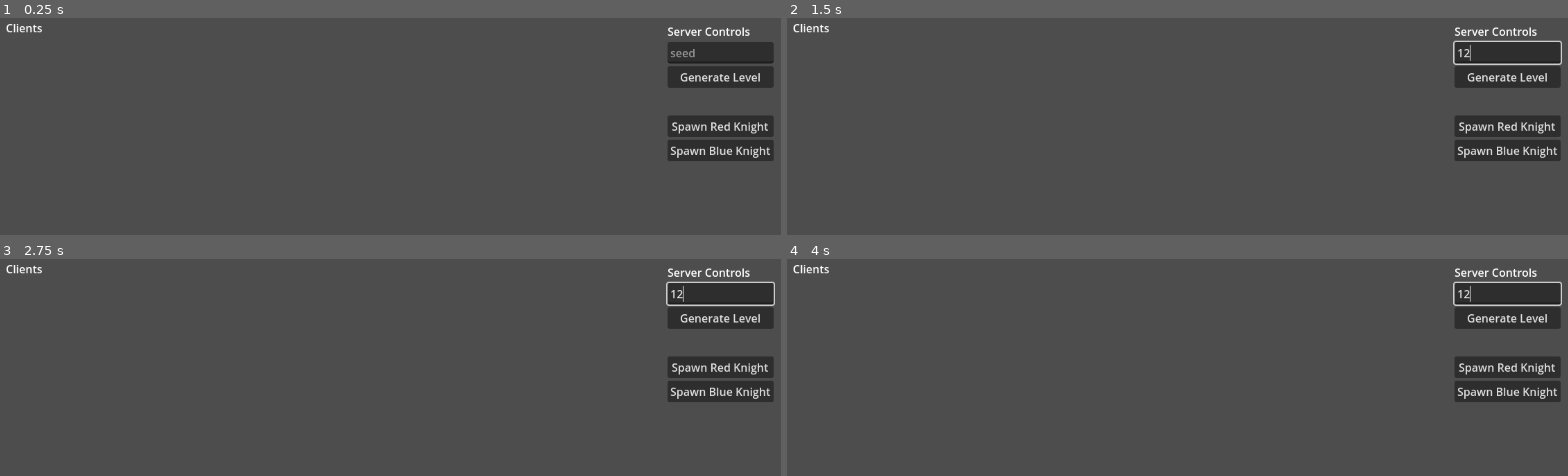
Above: before the commit, frames 1-4 (two rows, left to right).
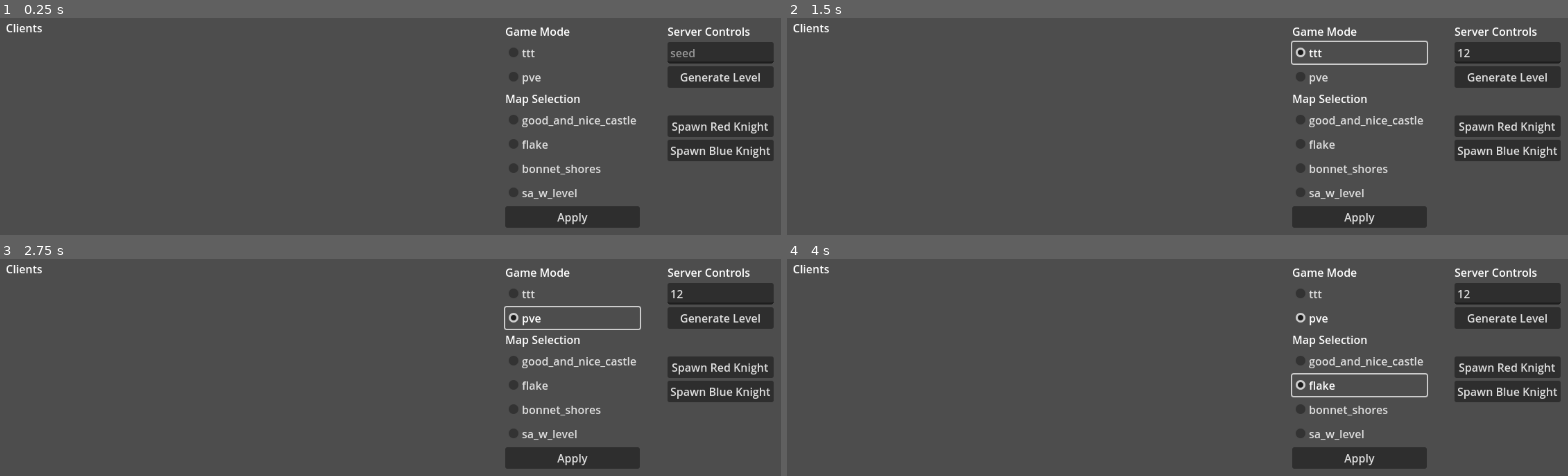
Above: after the commit, the same moments.

Repository: Travh98/SaW_Server
Game: Godot game, scene res://components/game_tree.tscn
Two runs of this game, one before a commit and one after it. Both use one fixed random seed, a clock stepped at 60 frames per second and the inputs below.
Inputs (mouse positions are in pixels of both pictures, inside the frame that each line leads up to):
- Up to frame 1 (0.25 s): no input
- Up to frame 2 (1.5 s): click (1505, 52) at 0.52 s; type "12" at 0.6 s; click (1357, 52) at 1.25 s, where only the run after the commit has a clickable "ttt"
- Up to frame 3 (2.75 s): click (570, 317) at 2 s, where only the run after the commit has a clickable "pve"
- Up to frame 4 (4 s): click (1357, 360) at 2.75 s, where only the run after the commit has a clickable "good_and_nice_castle"; click (1357, 384) at 3.5 s, where only the run after the commit has a clickable "flake"

The runs differ from the first frame. In frame 1, 3.1% of the frame differs, in the area x 64-82%, y 4-97%; in frame 2, 3.8%; in frame 3, 3.6%; in frame 4, 3.8%, in the area x 64-100%, y 4-97%.

Commit message:
Send map name to clients

Diff:
--- a/components/server.gd
+++ b/components/server.gd
@@ -12,6 +12,8 @@
 var connected_peer_ids = []
 var game_tree: GameTree
 var tile_array_serialized: String
+var mode_name: String = "pve"
+var map_name: String = "sa_w_level"
 
 
 func _ready():
@@ -40,8 +42,11 @@
 	# Spawn a corresponding player node for the server to keep track
 	add_player_character(new_peer_id)
 
+	# Give data to late joiners
 	if !tile_array_serialized.is_empty():
 		generated_level_tiles.rpc_id(new_peer_id, tile_array_serialized)
+	map_changed.rpc_id(new_peer_id, map_name)
+	mode_changed.rpc_id(new_peer_id, mode_name)
 
 
 func add_player_character(peer_id: int):
@@ -110,6 +115,18 @@
 	client_spawn_blue_knight.rpc()
 
 
+func server_changed_mode(new_mode: String):
+	if new_mode != mode_name:
+		mode_name = new_mode
+		mode_changed.rpc(mode_name)
+
+
+func server_changed_map(new_map: String):
+	if new_map != map_name:
+		map_name = new_map
+		map_changed.rpc(map_name)
+
+
 @rpc("call_remote", "reliable")
 func add_newly_connected_player_character(_peer_id: int):
 	pass
@@ -170,3 +187,13 @@
 @rpc("call_remote")
 func client_spawn_blue_knight():
 	pass
+
+
+@rpc("call_remote", "reliable")
+func mode_changed(mode_name: String):
+	pass
+
+
+@rpc("call_remote", "reliable")
+func map_changed(map_name: String):
+	pass
--- a/ui/server_controls.gd
+++ b/ui/server_controls.gd
@@ -6,18 +6,27 @@
 signal spawn_red_knight()
 signal spawn_blue_knight()
 
+@onready var server_data_loader = $ServerDataLoader
+
 @onready var seed_line_edit: LineEdit = $MarginContainer/HBoxContainer/VBoxContainer/SeedLineEdit
 @onready var level_gen_button: Button = $MarginContainer/HBoxContainer/VBoxContainer/LevelGenButton
 @onready var spawn_red_knight_button: Button = $MarginContainer/HBoxContainer/VBoxContainer/SpawnRedKnight
 @onready var spawn_blue_knight_button: Button = $MarginContainer/HBoxContainer/VBoxContainer/SpawnBlueKnight
+@onready var map_selections: Container = $MarginContainer/HBoxContainer/VBoxContainer2/MapSelections
+@onready var mode_selections: Container = $MarginContainer/HBoxContainer/VBoxContainer2/ModeSelections
+@onready var apply_button: Button = $MarginContainer/HBoxContainer/VBoxContainer2/ApplyButton
 
 func _ready():
+	server_data_loader.maps_loaded.connect(on_maps_loaded)
+
 	level_gen_button.pressed.connect(on_level_gen)
 	spawn_red_knight_button.pressed.connect(on_spawn_red_knight)
 	spawn_blue_knight_button.pressed.connect(on_spawn_blue_knight)
 
 	spawn_red_knight.connect(Server.spawn_red_knight)
 	spawn_blue_knight.connect(Server.spawn_blue_knight)
+
+	apply_button.pressed.connect(on_apply_server_settings)
 
 
 func on_level_gen():
@@ -33,3 +42,29 @@
 
 func on_spawn_blue_knight():
 	spawn_blue_knight.emit()
+
+
+func on_maps_loaded(maps_str_array: Array):
+	var maps_button_group: ButtonGroup = ButtonGroup.new()
+	for m in maps_str_array:
+		var map_button: CheckBox = CheckBox.new()
+		map_button.text = str(m)
+		map_button.button_group = maps_button_group
+		map_selections.add_child(map_button)
+
+
+
+func on_apply_server_settings():
+	var mode_str: String
+	var map_str: String
+	for b in mode_selections.get_children():
+		if b is Button:
+			if b.button_pressed == true:
+				mode_str = b.text
+	for b in map_selections.get_children():
+		if b is CheckBox:
+			if b.button_pressed == true:
+				map_str = b.text
+	print("ServerUI: ", mode_str, " on map: ", map_str)
+	Server.server_changed_map(map_str)
+	Server.server_changed_mode(mode_str)
--- a/ui/server_controls.tscn
+++ b/ui/server_controls.tscn
@@ -1,6 +1,9 @@
-[gd_scene load_steps=2 format=3 uid="uid://bjv4mraa6bhhj"]
+[gd_scene load_steps=4 format=3 uid="uid://bjv4mraa6bhhj"]
 
 [ext_resource type="Script" path="res://ui/server_controls.gd" id="1_u3dyg"]
+[ext_resource type="Script" path="res://ui/server_data_loader.gd" id="2_6b243"]
+
+[sub_resource type="ButtonGroup" id="ButtonGroup_8s43b"]
 
 [node name="ServerControls" type="Control"]
 layout_mode = 3
@@ -30,6 +33,43 @@
 mouse_filter = 2
 alignment = 2
 
+[node name="VBoxContainer2" type="VBoxContainer" parent="MarginContainer/HBoxContainer"]
+layout_mode = 2
+
+[node name="Label" type="Label" parent="MarginContainer/HBoxContainer/VBoxContainer2"]
+layout_mode = 2
+text = "Game Mode"
+
+[node name="ModeSelections" type="VBoxContainer" parent="MarginContainer/HBoxContainer/VBoxContainer2"]
+layout_mode = 2
+alignment = 1
+
+[node name="TttModeButton" type="CheckBox" parent="MarginContainer/HBoxContainer/VBoxContainer2/ModeSelections"]
+layout_mode = 2
+button_group = SubResource("ButtonGroup_8s43b")
+text = "ttt"
+
+[node name="PveModeButton" type="CheckBox" parent="MarginContainer/HBoxContainer/VBoxContainer2/ModeSelections"]
+layout_mode = 2
+button_group = SubResource("ButtonGroup_8s43b")
+text = "pve"
+
+[node name="Label2" type="Label" parent="MarginContainer/HBoxContainer/VBoxContainer2"]
+layout_mode = 2
+text = "Map Selection"
+
+[node name="MapSelections" type="VBoxContainer" parent="MarginContainer/HBoxContainer/VBoxContainer2"]
+layout_mode = 2
+
+[node name="ApplyButton" type="Button" parent="MarginContainer/HBoxContainer/VBoxContainer2"]
+layout_mode = 2
+text = "Apply"
+
+[node name="HSeparator" type="HSeparator" parent="MarginContainer/HBoxContainer"]
+modulate = Color(1, 1, 1, 0)
+custom_minimum_size = Vector2(32, 16)
+layout_mode = 2
+
 [node name="VBoxContainer" type="VBoxContainer" parent="MarginContainer/HBoxContainer"]
 layout_mode = 2
 mouse_filter = 2
@@ -58,3 +98,6 @@
 [node name="SpawnBlueKnight" type="Button" parent="MarginContainer/HBoxContainer/VBoxContainer"]
 layout_mode = 2
 text = "Spawn Blue Knight"
+
+[node name="ServerDataLoader" type="Node" parent="."]
+script = ExtResource("2_6b243")
--- /dev/null
+++ b/ui/server_data_loader.gd
@@ -0,0 +1,20 @@
+extends Node
+
+## Loads map data from a file
+
+signal maps_loaded(Array)
+
+var map_str_array: Array
+
+func _ready():
+	map_str_array.append("good_and_nice_castle")
+	map_str_array.append("flake")
+	map_str_array.append("bonnet_shores")
+	map_str_array.append("sa_w_level") # PVE test
+
+	#await get_tree().create_timer(1).timeout
+	send_loaded_map_names.call_deferred()
+
+
+func send_loaded_map_names():
+	maps_loaded.emit(map_str_array)
